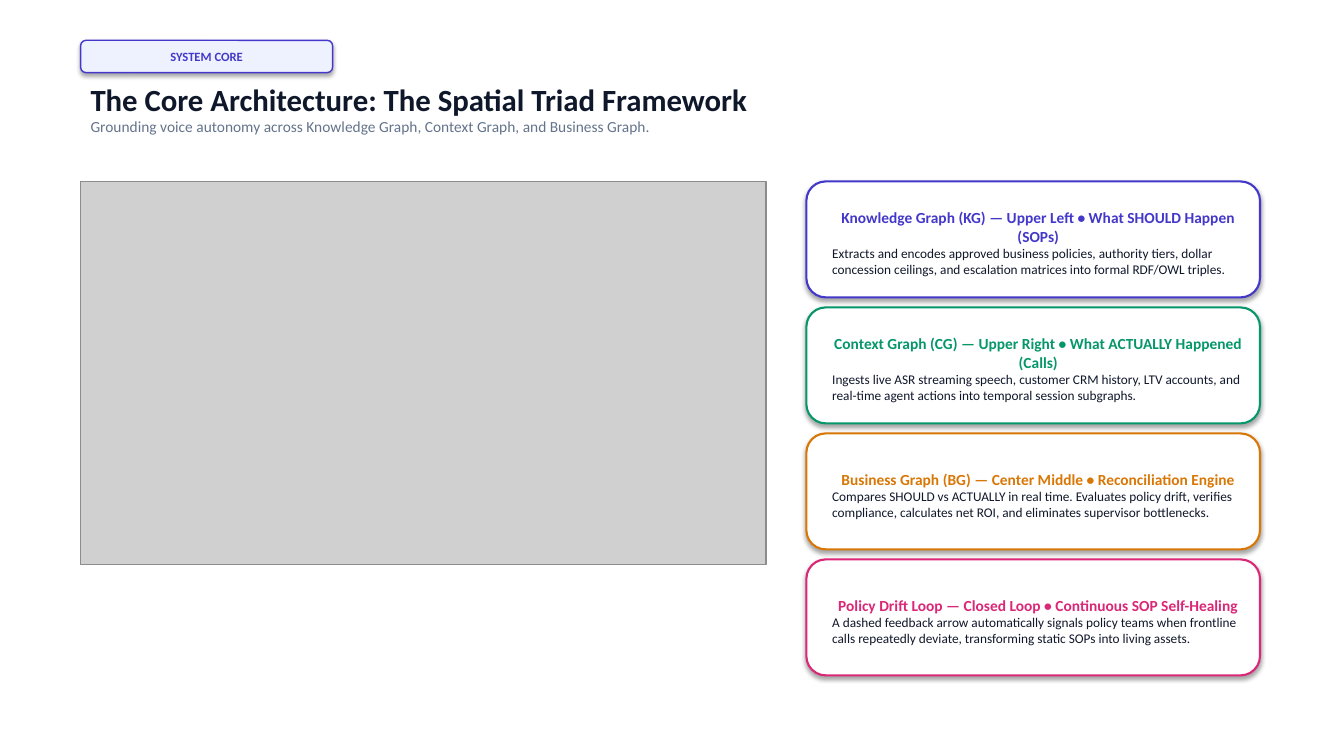
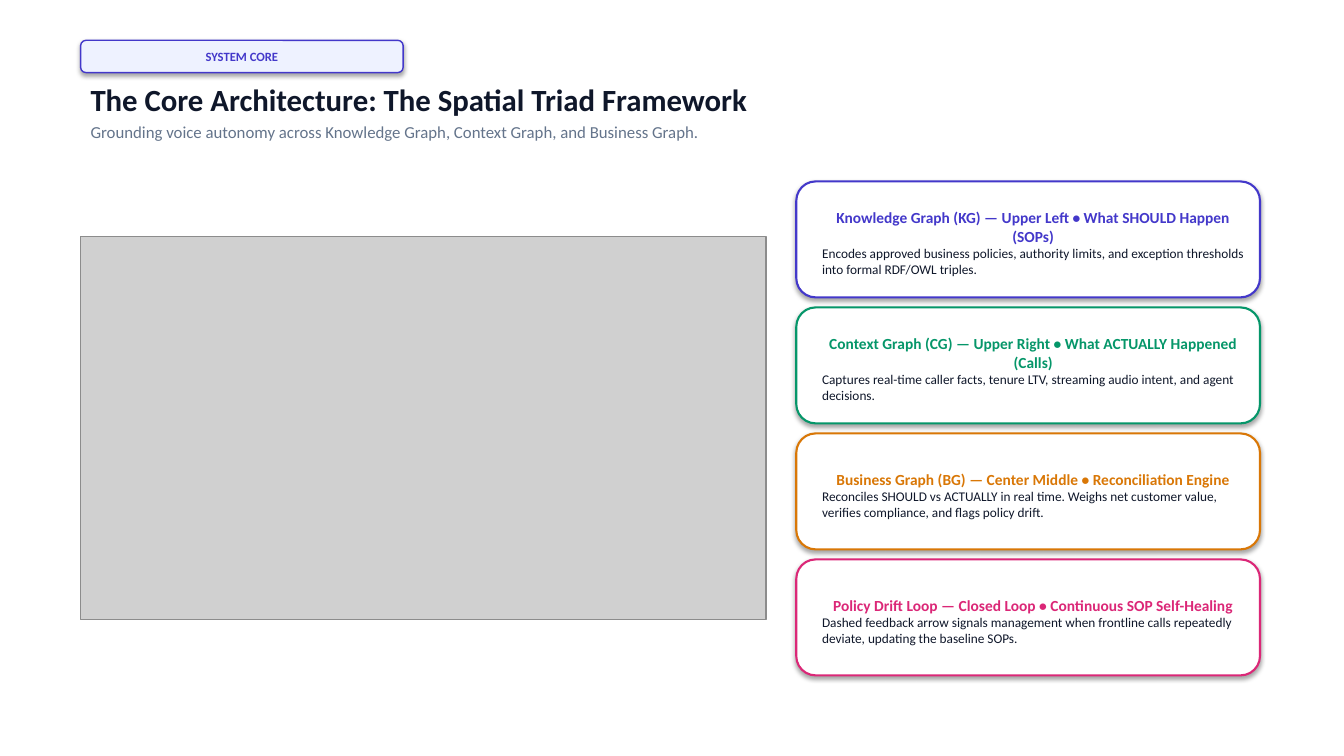
Before and after one commit to cosmosanalytics/uat-copilot-local, a slide deck: slide 3 of Call_Center_AI_Voice_Agents_Presentation.pptx. Drawn at 1344x756 pixels with LibreOffice and Linux fonts; fonts in the diff are those of the drawing; grey boxes stand for pictures. Boxes give left, top, right and bottom in pixels: in the first picture for what was removed or moved away, otherwise in the second. Text is boxed around its words. In the diff, an @@ line names an element or a change of style, - is before the commit and + after.

Commit message:
feat: put only graph screenshots in ppt and deck without stretching

```diff
--- a/Call_Center_AI_Voice_Agents_Presentation.pptx
+++ b/Call_Center_AI_Voice_Agents_Presentation.pptx
@@ rounded rectangle "SYSTEM CORE": place and size @@
-rounded rectangle "SYSTEM CORE" at bbox=[81, 40, 333, 73]
+rounded rectangle "SYSTEM CORE" at bbox=[81, 40, 403, 73]
@@ text at bbox=[91, 126, 698, 141]: size 11 to 12 pt in "Grounding voice autonomy across Knowledge Graph, Context ..."; more space between paragraphs @@
@@ rounded rectangle "Knowledge Graph (KG) — Upper ...": place and size @@
-rounded rectangle "Knowledge Graph (KG) — Upper ..." at bbox=[807, 181, 1260, 297]
+rounded rectangle "Knowledge Graph (KG) — Upper ..." at bbox=[797, 181, 1260, 297]
@@ picture: place and size @@
-picture at bbox=[81, 181, 766, 565]
+picture at bbox=[81, 237, 766, 620]
@@ text in rounded rectangle at bbox=[822, 248, 1244, 276]: text changed @@
-Extracts and encodes approved business policies, authority tiers, dollar concession ceilings, and escalation matrices into formal RDF/OWL triples.
+Encodes approved business policies, authority limits, and exception thresholds into formal RDF/OWL triples.
@@ rounded rectangle "Context Graph (CG) — Upper ...": place and size @@
-rounded rectangle "Context Graph (CG) — Upper ..." at bbox=[807, 308, 1260, 423]
+rounded rectangle "Context Graph (CG) — Upper ..." at bbox=[797, 308, 1260, 423]
@@ text in rounded rectangle at bbox=[822, 374, 1233, 400]: text changed @@
-Ingests live ASR streaming speech, customer CRM history, LTV accounts, and real-time agent actions into temporal session subgraphs.
+Captures real-time caller facts, tenure LTV, streaming audio intent, and agent decisions.
@@ rounded rectangle "Business Graph (BG) — Center ...": place and size @@
-rounded rectangle "Business Graph (BG) — Center ..." at bbox=[807, 434, 1260, 549]
+rounded rectangle "Business Graph (BG) — Center ..." at bbox=[797, 434, 1260, 549]
@@ text in rounded rectangle at bbox=[822, 491, 1217, 520]: text changed @@
-Compares SHOULD vs ACTUALLY in real time. Evaluates policy drift, verifies compliance, calculates net ROI, and eliminates supervisor bottlenecks.
+Reconciles SHOULD vs ACTUALLY in real time. Weighs net customer value, verifies compliance, and flags policy drift.
@@ rounded rectangle "Policy Drift Loop — Closed ...": place and size @@
-rounded rectangle "Policy Drift Loop — Closed ..." at bbox=[807, 560, 1260, 676]
+rounded rectangle "Policy Drift Loop — Closed ..." at bbox=[797, 560, 1260, 676]
@@ text in rounded rectangle at bbox=[822, 617, 1232, 646]: text changed @@
-A dashed feedback arrow automatically signals policy teams when frontline calls repeatedly deviate, transforming static SOPs into living assets.
+Dashed feedback arrow signals management when frontline calls repeatedly deviate, updating the baseline SOPs.
```
Also in this commit, not shown: 5 other slides changed, 3 slides added, 3 slides removed, 8 other files.
